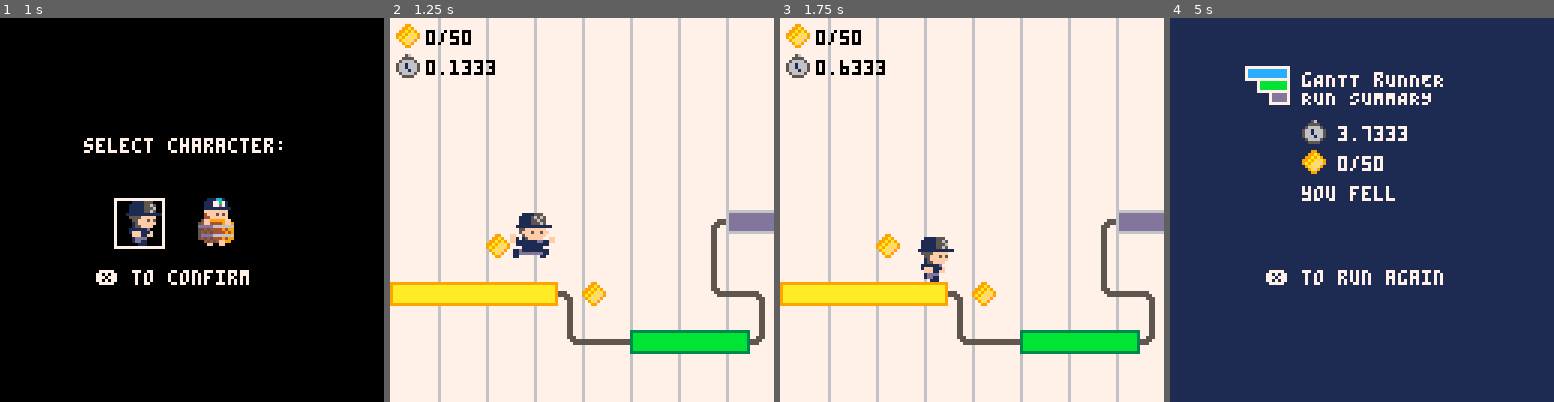
Above: before the commit, frames 1-4 (left to right).
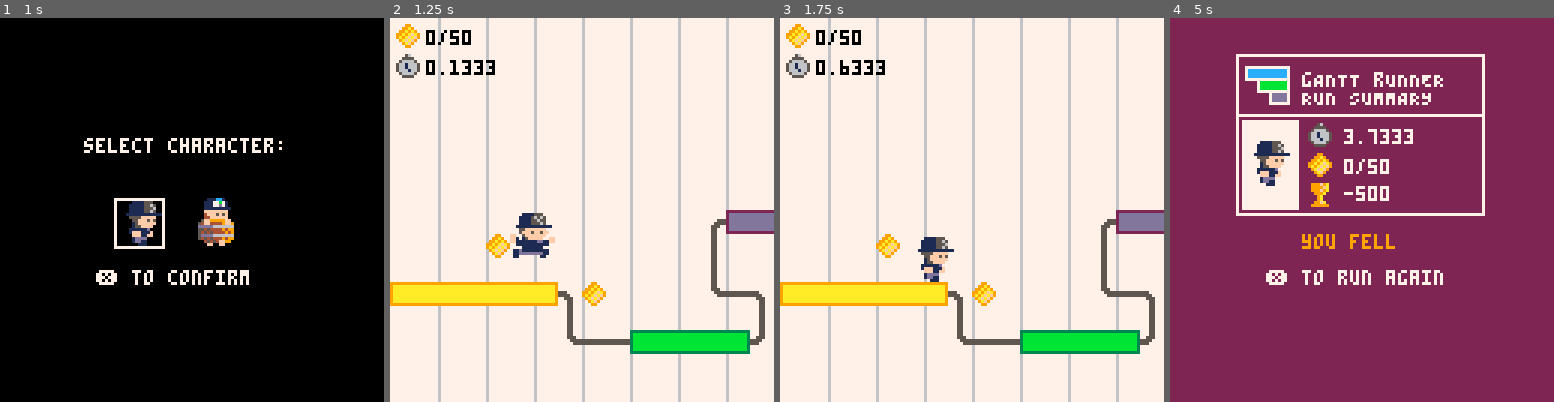
Above: after the commit, the same moments.

Repository: teamgantt/gantt-runner
Game: PICO-8 cartridge gantt-runner.p8
Two runs of this game, one before a commit and one after it. Both use one fixed random seed, a clock stepped at 60 frames per second and the inputs below.
Inputs:
- Up to frame 1 (1 s): tap X (X key) at 0.33 s; tap O (Z key) at 0.7 s
- Up to frame 2 (1.25 s): tap X (X key) at 1.07 s
- Up to frame 3 (1.75 s): hold Right from 1.6 s (still down); tap O (Z key) at 1.7 s
- Up to frame 4 (5 s): tap X (X key) at 1.85, 2.97, 4.08 s; release Right at 2.1 s; tap O (Z key) every 0.4 s from 2.1 to 4.9 s; hold Right 2.47-3.03 s; hold Left 3.08-3.58 s; hold Down 3.63-3.97 s; hold Right 4.02-4.68 s

Frame 1 is identical in both runs. In frame 2, 0.2% of the frame differs, in the area x 87-100%, y 50-57%; in frame 3, 0.2%; in frame 4, 97%, in the area x 0-100%, y 0-100%.

Commit message:
adds score mechanism
- changes color for lose screen
- changes color on text
- adds nice framing on summary
- adds trophy sprite
- adds new blue platform

Diff:
--- a/gantt-runner.p8
+++ b/gantt-runner.p8
@@ -55,9 +55,8 @@
 		cls(0)
 		d_select();
 	elseif g.scene == 'summary' then
-		cls(1)
 		d_summary()
-	else
+	else --game
 		cls(7)
 		d_game()
 		d_map()
@@ -348,7 +347,7 @@
 
 
 __gff__
-0001010101010200000000000101010000010000000000000000000005050500000000000000000000000000000000000000000000000000000000000000000000000000000000000000000000000000000000000000000000000000000000000000000000000000000000000000000000000000000000000000000000000000
+0001010101010200000000000101010000010000000000000000000005050500000000000000000000000000000000000000000000000000000000000101010000000000000000000000000000000000000000000000000000000000000000000000000000000000000000000000000000000000000000000000000000000000
 0000000000000000000000000000000000000000000000000000000000000000000000000000000000000000000000000000000000000000000000000000000000000000000000000000000000000000000000000000000000000000000000000000000000000000000000000000000000000000000000000000000000000000
 __map__
 0000000000000000000000000000000000000000000000000000000000000000000000000000000000000000000000000000000000000000000000000000000000000000000000000000000000000000000000000000000000000000000000000000000000000000000000000000000000000000000000000000000000000000
@@ -358,13 +357,13 @@
 000000000000000000000000000000000000000000000000000600060006000600000000000000000006000000000600000006000000000000000000000000000000000000000000000000000000000000000000000c0d0d0d0d0d0e080000000c0d0d0d0d0d0d0e080000000000000000000000000000000000000000000000
 0000000000000000000000000000000006000000000304040404040404040404040405000000000000000000000000000000000000000000000000000606000000000000000000000000000000000000000000060000000000000000190006000000000000000000190000000000000006000000000600000000000000000000
 0000000000000000000000000000000000000000000000000000000000000000000000000000000000000000000000000000000000000000000000060000060000000000030404040405080000000000000000000000000000000000190000060000000000000000190000000000000000000000000000000000000600000000
-0000000000000000000000000000000000000000000000000000000000000000000600000000000000000000000000000000000000000000000000000000000000000000000000000000190000000000000000000000000000000000170305000600000000000000190000000000060000000000000000060000000000000000
+0000000000000000000000000000000000000000000000000000000000000000000600000000000000000000000000000000000000000000000000000000000000000000000000000000190000000000000000000000000000000000173c3e000600000000000000190000000000060000000000000000060000000000000000
 000000000000000000000000000711010101010101020909080000000000000600000000000709090c0d0d0d0d0d0e090909030404050800000000000000000000000000000000000006190000060006070911020909080000000000000000000006000000000000170909090304040404040404040404040509091c1d1d1e09
 00000000060000000000000000190000000000000000000019000000000000000000000000190000000000000000000000000000000019000000110101010102090909090909090909092c0000000000190000000000190000000000000000000000060000000000000000000000000000000000000000000000000000000000
 0000000000000000000000000019000000000000000000001900000000060000030404050918000000000000000000060000000000001900000000000000000000000000000000000000190000000000190000000000190000000000000000000000000000000600000000000000000000000000000000000000000000000000
 0304040404040508060000000017090800000000000000001900000000000000000000000000000000000000000000060000000000001900060000000000000000000000000000000000170903040405180000000000170909090909090909091101010102080000000000000000000000000000000000000000000000000000
 0000000000000019000000000000001900000000000000001900000000000000000000000000000000000000000000060000000000072c00000000000000000000000000000000000000000000000000000000000000000000000000000000000000000000171101020000000000000000000000000000000000000000000000
-000000000000001709090c0d0d0d0e1800000000000000001709090c0d0d0d0d0e00000000000000000000000000071101020909091817090c0d0d0d0e08000000000000000000000c0e000000000000000000000000000000000000000000000000000000000000000000000000000000000000000000000000000000000000
+000000000000001709090c0d0d0d0e1800000000000000001709093c3d3d3d3d3e00000000000000000000000000073c3d3e0909091817090c0d0d0d0e08000000000000000000003c3e000000000000000000000000000000000000000000000000000000000000000000000000000000000000000000000000000000000000
 0000000000000000000000000000000000000000000000000000000000000000000000000000000000000000000019000000000000000000000000000017090909030508000000000000000000000000000000000000000000000000000000000000000000000000000000000000000000000000000000000000000000000000
 0000000000000000000000000000000000000000000000000000000000000000000000000000000000000000000017090800000000000000000000000000000000000019000000000000000000000000000000000000000000000000000000000000000000000000000000000000000000000000000000000000000000000000
 000000000000000000000000000000000000000000000000000000000000000000000000000000000000000000070c0e1800000000000000000000000000000000000019000000000000000000000000000000000000000000000000000000000000000000000000000000000000000000000000000000000000000000000000
--- a/src/player.lua
+++ b/src/player.lua
@@ -212,7 +212,7 @@
 
 	-- player falls, reset
 	if (player.y > 128) then
-		g.end_level('death')
+		g.end_level('lose')
 	end
 
 	--check for finish
--- a/src/summary.lua
+++ b/src/summary.lua
@@ -1,26 +1,68 @@
-function d_summary()
-	spr(42, cam.x+24, cam.y+14, 2, 2) --tg logo
-	print('gANTT rUNNER', cam.x+44, cam.y+18, 7)
-	print('RUN SUMMARY', cam.x+44, cam.y+24, 7)
-
-  spr(46, cam.x+44, cam.y+34) --time
-	print(g.end_t, cam.x+56, cam.y+36, 7)
-
-	spr(18, cam.x+44, cam.y+44) --milestones
-  print(player.milestones..'/'..g.total_milestones, cam.x+56, cam.y+46, 7)
-
-  if (g.status=='win') then
-    print('nice job!', cam.x+44, cam.y+56, 7)
-  elseif (g.status=='lose') then
-    print('you fell', cam.x+44, cam.y+56, 7)
-  end
-
-
-	print('❎ to run again', cam.x+32, cam.y+84, 7)
-end
 
 function u_summary()
   if btnp(❎) then
     extcmd('reset')
   end
+
+
+  if run_anim.f >= 3 then
+		run_anim.f = 1
+  else
+    run_anim.f+=run_anim.timing
+	end
 end
+
+
+
+function d_summary()
+  local stat_offx = 2
+  local stat_offy = 0
+  -- g.end_t = 23.8
+  -- player.milestones = 50
+  -- g.total_milestones = 50
+
+  if (g.status=='win') then
+    cls(1)
+    print('nice job!', cam.x+44, cam.y+72, 8)
+  elseif (g.status=='lose') then
+    cls(2)
+    print('you fell', cam.x+44, cam.y+72, 9)
+  end
+  rect(cam.x+22, cam.y+12, cam.x+104, cam.y+65, 7)
+  line(cam.x+22, cam.y+32, cam.x+104, cam.y+32, 7)
+
+	spr(42, cam.x+24, 14, 2, 2) --tg logo
+	print('gANTT rUNNER', cam.x+44, cam.y+18, 7)
+	print('RUN SUMMARY', cam.x+44, cam.y+24, 7)
+
+  spr(46, cam.x+44+stat_offx, cam.y+35+stat_offy) --time
+	print(g.end_t, cam.x+56+stat_offx, cam.y+37+stat_offy, 7)
+
+	spr(18, cam.x+44+stat_offx, cam.y+45+stat_offy) --milestones
+  print(player.milestones..'/'..g.total_milestones, cam.x+56+stat_offx, cam.y+47+stat_offy, 7)
+
+
+  spr(16, cam.x+44+stat_offx, cam.y+55+stat_offy) --score
+  print(calculate_score(), cam.x+56+stat_offx, cam.y+56+stat_offy, 7)
+
+  rectfill(cam.x+42, cam.y+34, cam.x+24, cam.y+63, 7)
+  spr(player[g.character].run_frames[flr(run_anim.f)], cam.x+26, cam.y+40, 2, 2)
+
+	print('❎ to run again', cam.x+32, cam.y+84, 7)
+end
+
+function calculate_score()
+  -- local elapsed_time = g.end_t - g.start_t
+  -- local time_taken = elapsed_time - player.milestones
+  -- local score = (player.milestones + 1) / time_taken
+  -- return ceil(score)
+  local i = ceil(player.milestones * (1/g.end_t) * 1000)
+  if (player.milestones > 0 and player.milestones==g.total_milestones) then
+    i+=1000
+  end
+
+  if (g.status == 'lose') then
+    i-=500
+  end
+  return i
+end
Not shown, changed: 24 lines of the sprite sheet (__gfx__) section of gantt-runner.p8
Not shown, changed: gantt_runner_html/gantt_runner.js
